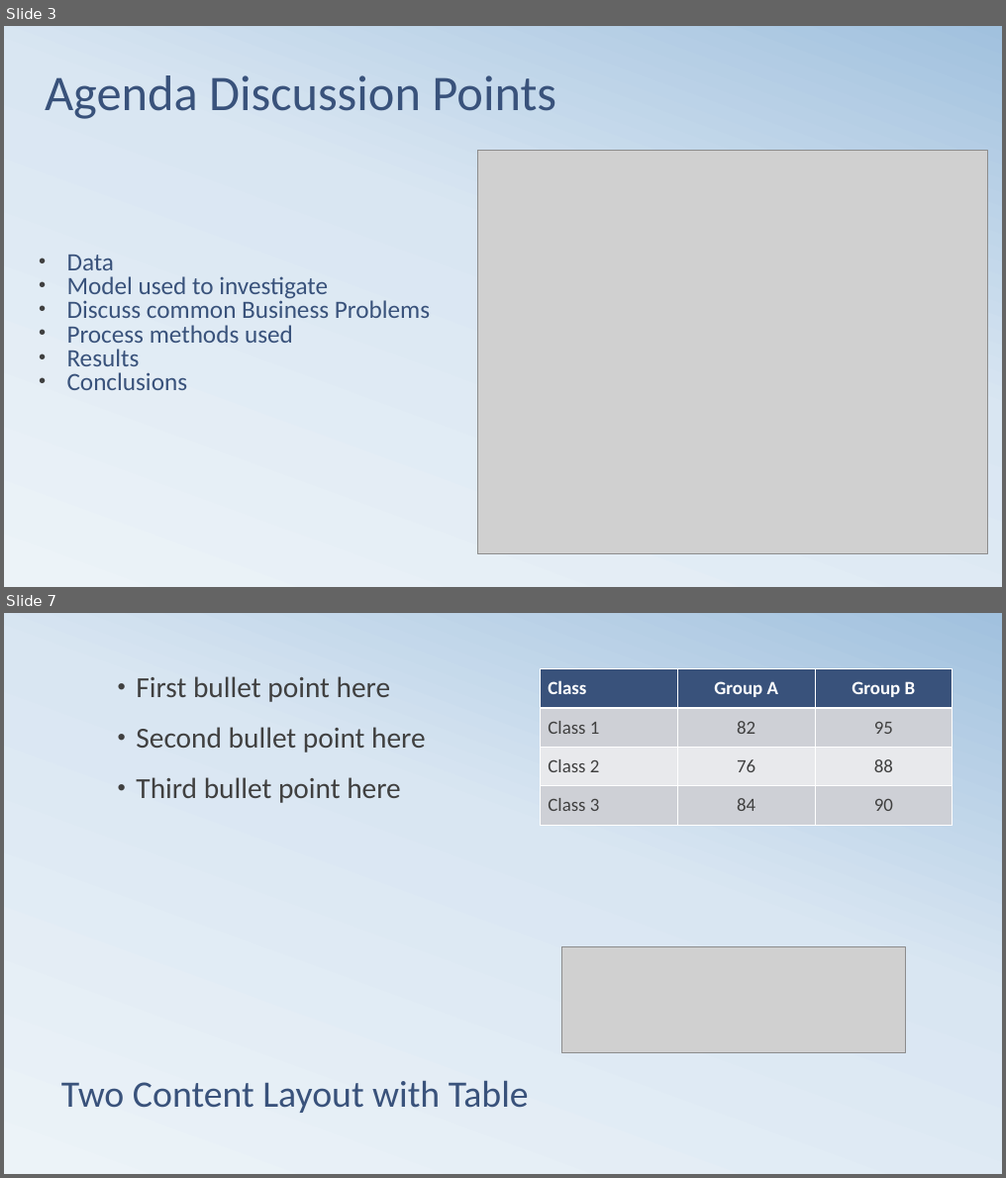
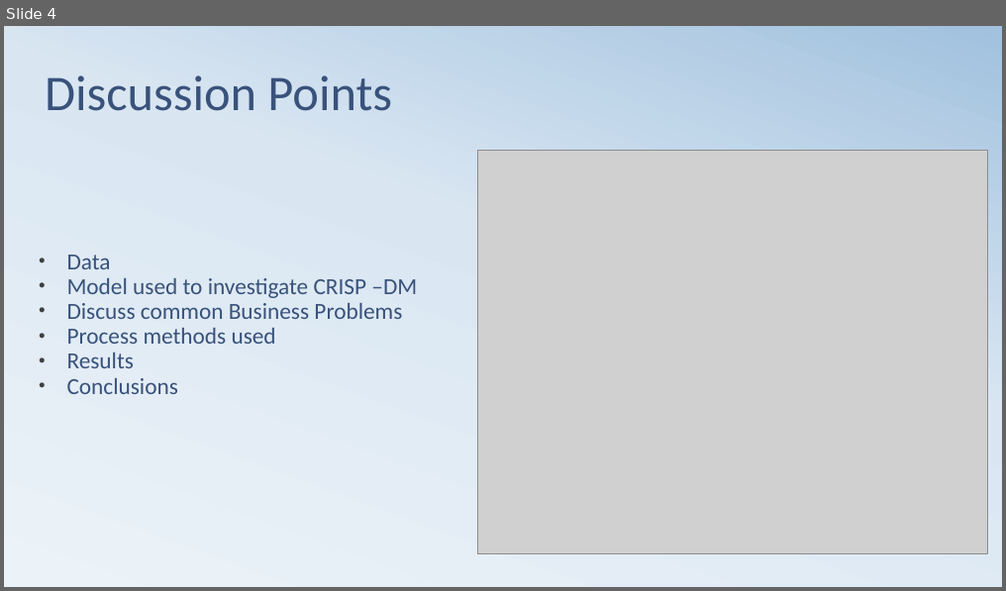
Before and after one commit to githosted/CAPSTONE, a slide deck: Capstone.pptx. Shown one above the other, each under a label of ours: slides 3 and 7 before the commit, slide 4 after it; the slides between them are not shown. The pictures are 1006x1178 and 1006x591 pixels, drawn with LibreOffice and Linux fonts; fonts in the diff are those of the drawing; grey boxes stand for pictures. Boxes give left, top, right and bottom in pixels: in the first picture for what was removed or moved away, otherwise in the second. Text is boxed around its words. In the diff, an @@ line names an element or a change of style, - is before the commit and + after.

```diff
--- a/Capstone.pptx
+++ b/Capstone.pptx
@@ slide 7 removed at (x1=4, y1=613, x2=1002, y2=1174), background gradient #ECF3F8 to #D9E6F2 to #A1C1DE @@
@@ table removed at (x1=540, y1=669, x2=951, y2=825), 4 rows, 3 columns @@
-Class | Group A | Group B
-Class 1 | 82 | 95
-Class 2 | 76 | 88
-Class 3 | 84 | 90
@@ text removed at (x1=136, y1=676, x2=426, y2=803) @@
-• First bullet point here
-• Second bullet point here
-• Third bullet point here
@@ picture removed at (x1=561, y1=947, x2=905, y2=1054) @@
@@ title removed at (x1=61, y1=1080, x2=529, y2=1113) @@
-Two Content Layout with Table
@@ what was slide 3 is now slide 4 @@
@@ slide 4 changed as well @@
@@ title at (x1=45, y1=76, x2=392, y2=111): text changed @@
-Agenda Discussion Points
+Discussion Points
@@ text at (x1=67, y1=255, x2=402, y2=394): size 24 to 22.2 pt in "Data", "Discuss common Business Problems", "Process methods used", "Results" and 1 more places; line spacing 0.8 to 0.9 @@
@@ text at (x1=67, y1=278, x2=417, y2=298): text changed; size 24 to 22.2 pt @@
-• Model used to investigate
+• Model used to investigate CRISP –DM
```
Also in this commit, not shown: 5 other slides changed, 2 slides added, 3 other slides removed, 5 other files.
